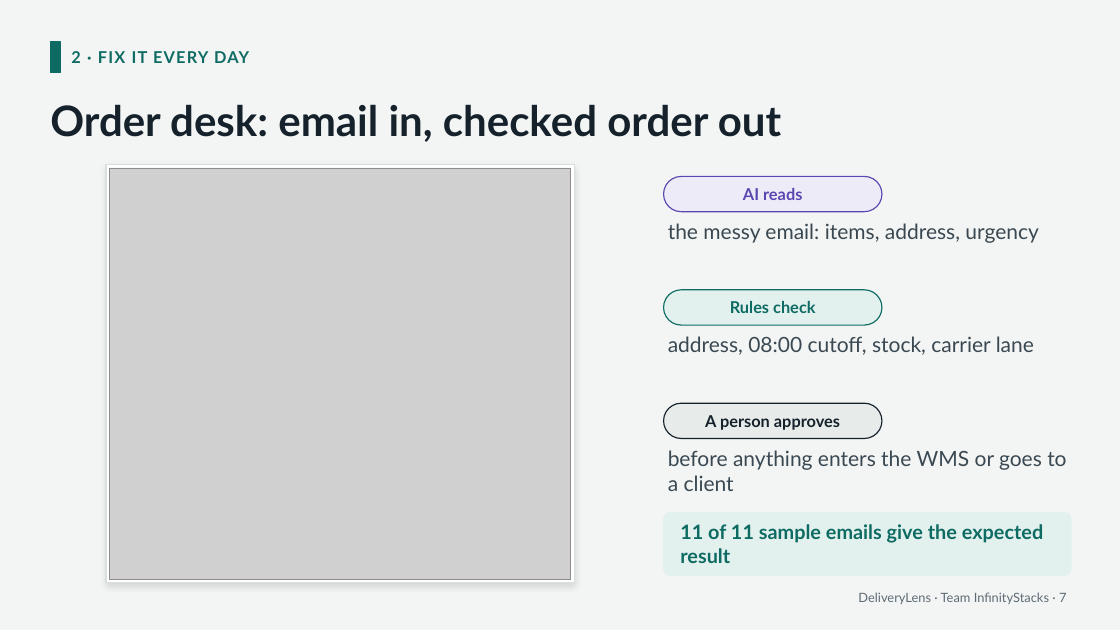
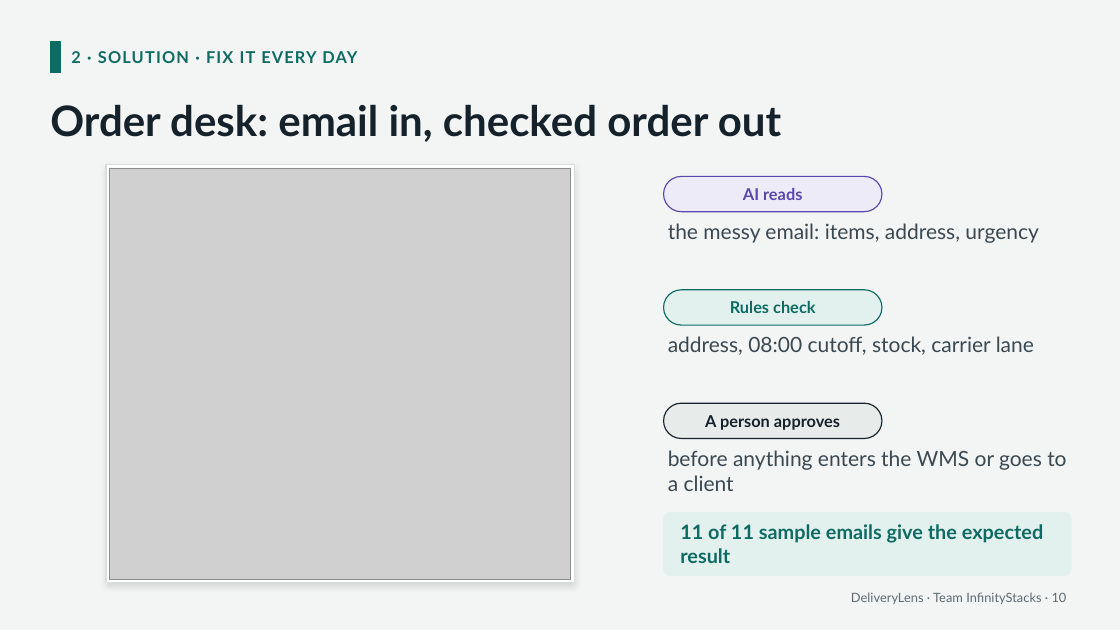
Before and after one commit to saimuthiki/halcyon-deliverylens, a slide deck: slide 10 of deck/DeliveryLens-pitch.pptx (slide 7 before the commit). Drawn at 1120x630 pixels with LibreOffice and Linux fonts; fonts in the diff are those of the drawing; grey boxes stand for pictures. Boxes give left, top, right and bottom in pixels: in the first picture for what was removed or moved away, otherwise in the second. Text is boxed around its words. In the diff, an @@ line names an element or a change of style, - is before the commit and + after.

```diff
--- a/deck/DeliveryLens-pitch.pptx
+++ b/deck/DeliveryLens-pitch.pptx
@@ text at [71, 51, 357, 63]: text changed @@
-2 · FIX IT EVERY DAY
+2 · SOLUTION · FIX IT EVERY DAY
@@ text at [851, 592, 1067, 604]: text changed @@
-DeliveryLens · Team InfinityStacks · 7
+DeliveryLens · Team InfinityStacks · 10
```
Also in this commit, not shown: 13 other slides changed, 13 slides added, 4 other files.
